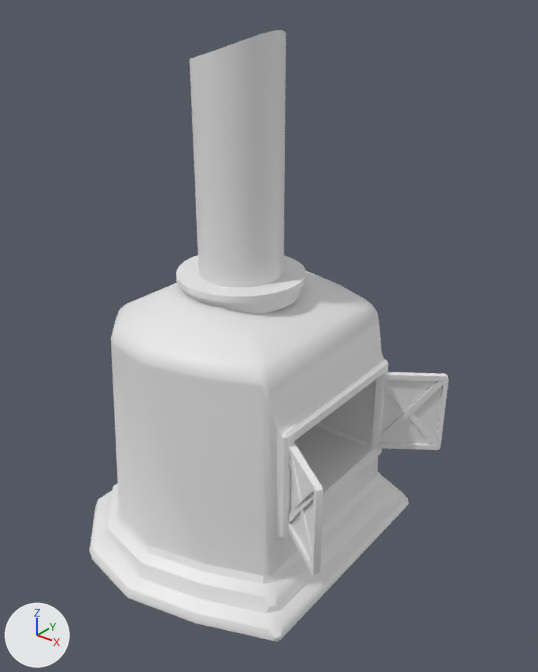
A saved change to the FBX model Assets/Art/3D/Models/Oven/SM_Oven.fbx.
One viewpoint serves both versions: a camera (50 mm lens) standing at (3.29, -3.89, 4.2) and looking at (0.18, -0.01, 1.79). The lights are fixed; the arrows at lower left show +X, +Y and +Z. Where no turn or scale is listed for an object, it has been applied to the vertices.

Objects in the first picture: 'FurnaceDoor_L.001', 'FurnaceDoor_R.001', 'Oven model.001'.
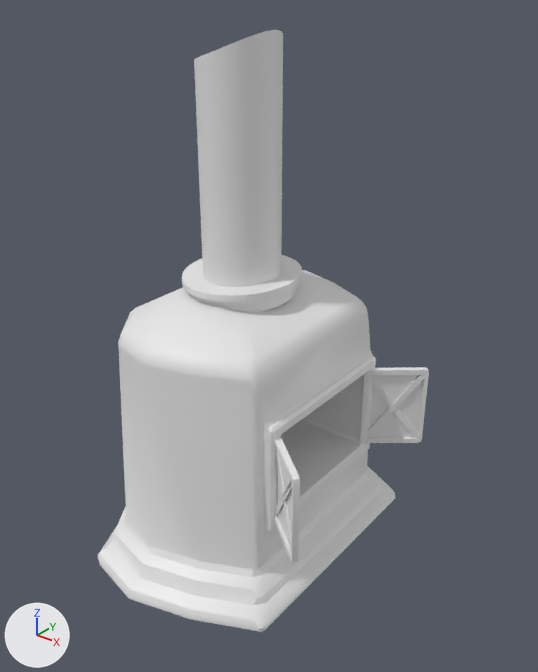
Diff of the bpy script that builds the scene:
```diff
--- a/Assets/Art/3D/Models/Oven/SM_Oven.fbx.py
+++ b/Assets/Art/3D/Models/Oven/SM_Oven.fbx.py
@@ me_cube_006 @@
 me_cube_006.from_pydata(...)  # 104 vertices, 66 faces; spans x 0.785..1.274, y -0.894..-0.55, z 0.751..1.428
 # used by ob_furnacedoor_l_001; location = (0.0, 0.0, 0.0)
+# me_cube_006 part 1: the whole mesh is scaled about the mesh origin by (0.863, 1, 1)
 me_cube_006.materials.append(mat_material_003)
@@ me_cube_003 @@
 # used by ob_oven_model_001
-me_cube_003.from_pydata(...)  # 466 vertices, 431 faces; spans x -1.16..1.0, y -1.31..1.31, z 0.02..3.89
+me_cube_003.from_pydata(...)  # 466 vertices, 431 faces; spans x -0.81..0.87, y -1.31..1.31, z 0.02..3.89
+# me_cube_003 part 3: 450 of 466 vertices moved; they spanned x -1.16..1.0, y -1.31..1.31, z 0.02..3.89 and now span x -0.81..0.87, y -1.31..1.31, z 0.02..3.89; mean shift (0.01, 0.0, 0.0); largest move (-1.16, 0.69, 0.07) -> (-0.81, 0.69, 0.07)
 me_cube_003.materials.append(mat_material_003)
@@ me_cube_004 @@
 me_cube_004.from_pydata(...)  # 104 vertices, 66 faces; spans x 0.751..1.23, y 0.564..0.923, z 0.752..1.429
 # used by ob_furnacedoor_r_001; location = (0.0, 0.0, 0.0)
+# me_cube_004 part 2: the whole mesh is scaled about the mesh origin by (0.863, 1, 1)
 me_cube_004.materials.append(mat_material_003)
```

Location of each change, [x1, y1, x2, y2] in pixels of the pictures (538 x 672 px):
'Oven model.001', reshaped (7% narrower): before [89, 30, 409, 642]; after [98, 30, 395, 632]
'FurnaceDoor_R.001', mesh rescaled (11% narrower): before [371, 372, 449, 450]; after [360, 367, 429, 443]
'FurnaceDoor_L.001', mesh rescaled (28% narrower): before [288, 443, 323, 575]; after [275, 436, 300, 563]
